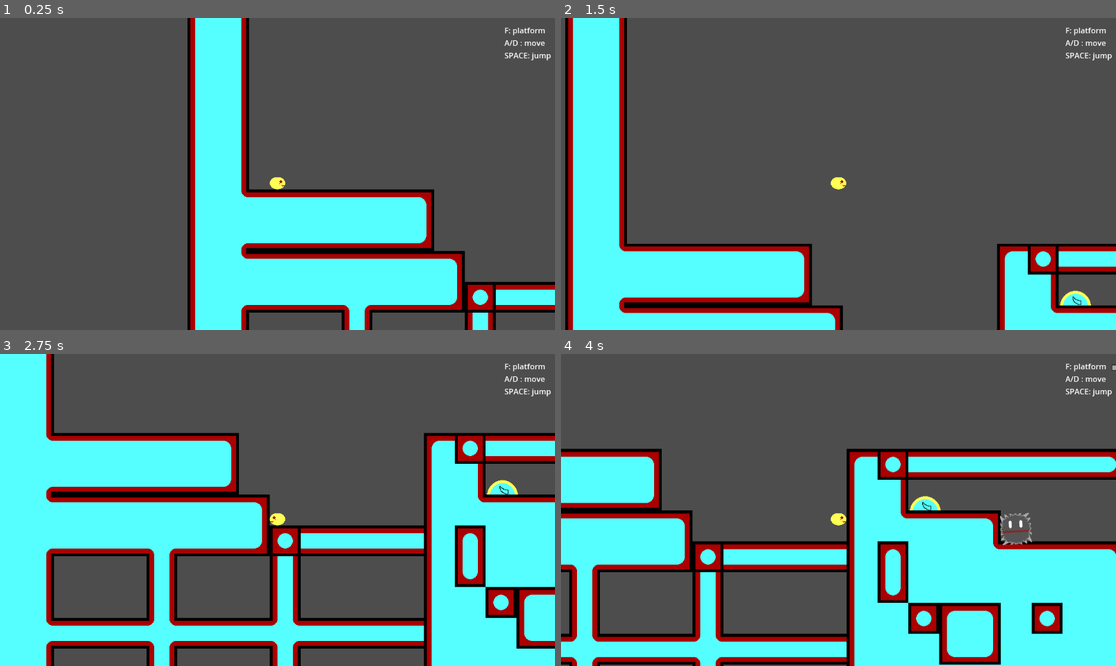
Above: before the commit, frames 1-4 (two rows, left to right).
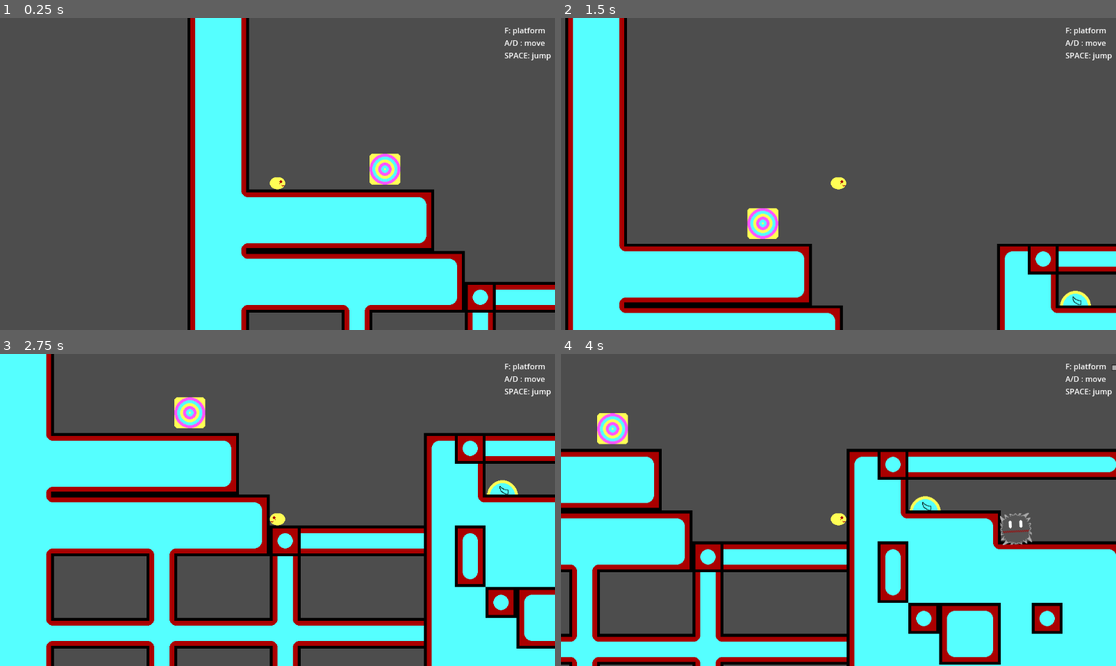
Above: after the commit, the same moments.

Repository: icvara/IMPROGAMEJAM
Game: Godot game, scene res://main.tscn
Two runs of this game, one before a commit and one after it. Both use one fixed random seed, a clock stepped at 60 frames per second and the inputs below.
Inputs (mouse positions are in pixels of both pictures, inside the frame that each line leads up to):
- Up to frame 1 (0.25 s): no input
- Up to frame 2 (1.5 s): tap Enter at 0.5 s; move the mouse to (960, 158) at 0.52 s; hold F (absorb) 0.53-1.28 s; hold D (right) from 0.53 s (still down); tap Space (jump) at 0.77 s; move the mouse to (727, 189) at 1.27 s; tap F (absorb) at 1.35 s
- Up to frame 3 (2.75 s): tap Space (jump) at 1.52 s; move the mouse to (333, 441) at 2.02 s; release D (right) at 2.03 s; hold A (left) from 2.03 s (still down); hold F (absorb) from 2.03 s (still down)
- Up to frame 4 (4 s): move the mouse to (810, 572) at 2.77 s; release A (left) at 2.78 s; release F (absorb) at 2.78 s; hold D (right) from 2.78 s (still down); tap F (absorb) at 2.85 s; tap Space (jump) at 3.02, 3.77 s; move the mouse to (1005, 556) at 3.52 s; hold F (absorb) from 3.53 s (still down)

The runs differ from the first frame. In frame 1, 0.6% of the frame differs, in the area x 66-73%, y 43-54%; in frame 2, 0.6%; in frame 3, 0.6%; in frame 4, 0.6%, in the area x 6-13%, y 18-29%.

Commit message:
menus
betetr

Diff:
--- /dev/null
+++ b/impro_gamejam/Menus.tscn
@@ -0,0 +1,56 @@
+[gd_scene load_steps=4 format=3 uid="uid://ci2xbhdosuj3m"]
+
+[ext_resource type="Script" uid="uid://cv72mx36r5j0n" path="res://menus.gd" id="1_e8j80"]
+[ext_resource type="Texture2D" uid="uid://do58y06084bxf" path="res://art/background1.png" id="1_yjkwx"]
+
+[sub_resource type="LabelSettings" id="LabelSettings_yjkwx"]
+font_size = 64
+
+[node name="Control" type="Control"]
+layout_mode = 3
+anchors_preset = 15
+anchor_right = 1.0
+anchor_bottom = 1.0
+grow_horizontal = 2
+grow_vertical = 2
+script = ExtResource("1_e8j80")
+
+[node name="background" type="TextureRect" parent="."]
+layout_mode = 2
+offset_left = -137.0
+offset_top = -81.0
+offset_right = 1414.0
+offset_bottom = 784.0
+texture = ExtResource("1_yjkwx")
+
+[node name="VBoxContainer" type="VBoxContainer" parent="."]
+layout_mode = 1
+anchors_preset = 8
+anchor_left = 0.5
+anchor_top = 0.5
+anchor_right = 0.5
+anchor_bottom = 0.5
+offset_left = -175.5
+offset_top = -79.0
+offset_right = 175.5
+offset_bottom = 79.0
+grow_horizontal = 2
+grow_vertical = 2
+theme_override_constants/separation = 50
+
+[node name="Title" type="Label" parent="VBoxContainer"]
+layout_mode = 2
+text = "Main menu"
+label_settings = SubResource("LabelSettings_yjkwx")
+metadata/_edit_use_anchors_ = true
+
+[node name="Start" type="Button" parent="VBoxContainer"]
+layout_mode = 2
+text = "START"
+
+[node name="Quit" type="Button" parent="VBoxContainer"]
+layout_mode = 2
+text = "QUIT"
+
+[connection signal="button_down" from="VBoxContainer/Start" to="." method="_on_start_button_down"]
+[connection signal="button_down" from="VBoxContainer/Quit" to="." method="_on_quit_button_down"]
--- a/impro_gamejam/World/level1.tscn
+++ b/impro_gamejam/World/level1.tscn
@@ -107,7 +107,7 @@
 [node name="enemy9" parent="." instance=ExtResource("4_oa7g3")]
 position = Vector2(1276, 14)
 
-[node name="Node2D" parent="." instance=ExtResource("6_xbo5i")]
+[node name="WinFlag" parent="." instance=ExtResource("6_xbo5i")]
 position = Vector2(424, 91)
 
 [node name="Ground1InarrowPointer1" type="Sprite2D" parent="."]
@@ -138,3 +138,6 @@
 [node name="Ground1InarrowPointer5" type="Sprite2D" parent="Ground1InarrowPointer5"]
 position = Vector2(1350, 80.9999)
 texture = ExtResource("7_muhib")
+
+[node name="WinFlag2" parent="." instance=ExtResource("6_xbo5i")]
+position = Vector2(666, 918)
--- /dev/null
+++ b/impro_gamejam/menus.gd
@@ -0,0 +1,9 @@
+extends Control
+@onready var level1 = preload("res://World/level1.tscn")
+
+func _on_start_button_down() -> void:
+	get_tree().change_scene_to_packed(level1)
+
+
+func _on_quit_button_down() -> void:
+	get_tree().quit()
--- /dev/null
+++ b/impro_gamejam/win_flag.gd
@@ -0,0 +1,13 @@
+extends Node2D
+@onready var mainmenu = preload("res://Menus.tscn")
+
+
+func _on_area_2d_area_entered(area: Area2D) -> void:
+	print("test2d")
+	$Label.show()
+	$"return to menu".show()
+	#get_tree().paused = true
+
+
+func _on_return_to_menu_button_down() -> void:
+	get_tree().change_scene_to_packed(mainmenu)
--- a/impro_gamejam/win_flag.tscn
+++ b/impro_gamejam/win_flag.tscn
@@ -1,11 +1,13 @@
-[gd_scene load_steps=3 format=3 uid="uid://dxq2pcp3eg74q"]
+[gd_scene load_steps=4 format=3 uid="uid://dxq2pcp3eg74q"]
 
+[ext_resource type="Script" uid="uid://ca56w6e1cf32v" path="res://win_flag.gd" id="1_3a1rb"]
 [ext_resource type="Texture2D" uid="uid://p24tndkba7sa" path="res://art/goal1.png" id="1_3pjhj"]
 
 [sub_resource type="RectangleShape2D" id="RectangleShape2D_3pjhj"]
 size = Vector2(64, 64)
 
 [node name="Node2D" type="Node2D"]
+script = ExtResource("1_3a1rb")
 
 [node name="Sprite2D" type="Sprite2D" parent="."]
 texture = ExtResource("1_3pjhj")
@@ -14,3 +16,25 @@
 
 [node name="CollisionShape2D" type="CollisionShape2D" parent="Area2D"]
 shape = SubResource("RectangleShape2D_3pjhj")
+
+[node name="Label" type="Label" parent="."]
+visible = false
+offset_left = 60.0
+offset_top = -126.0
+offset_right = 100.0
+offset_bottom = -103.0
+text = "CONGRATLATIONS!!!
+			You Won!"
+
+[node name="return to menu" type="Button" parent="."]
+visible = false
+offset_left = 45.0
+offset_top = -43.0
+offset_right = 219.0
+offset_bottom = -12.0
+text = "Return to Main menu"
+
+[connection signal="tree_entered" from="." to="." method="_on_tree_entered"]
+[connection signal="area_entered" from="Area2D" to="." method="_on_area_2d_area_entered"]
+[connection signal="tree_entered" from="Area2D/CollisionShape2D" to="." method="_on_collision_shape_2d_tree_entered"]
+[connection signal="button_down" from="return to menu" to="." method="_on_return_to_menu_button_down"]
Not shown, added: impro_gamejam/menus.gd.uid
Not shown, added: impro_gamejam/win_flag.gd.uid
